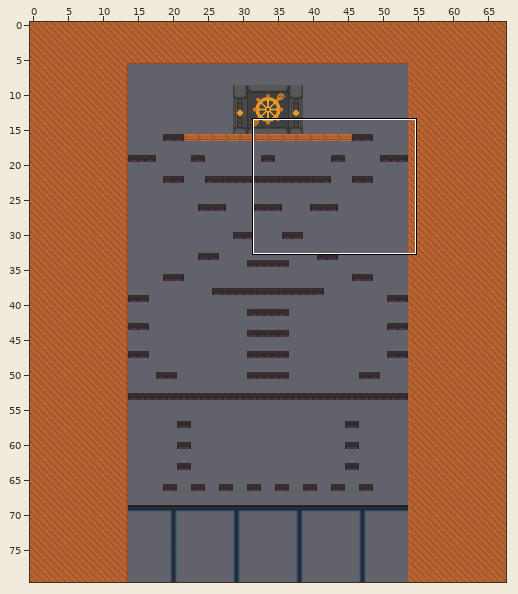
Tiled map -- x64/Debug/Assets/Maps/Level3.tmx. Above, an overview of the earlier version with the close-up marked.
Close-up. Before:
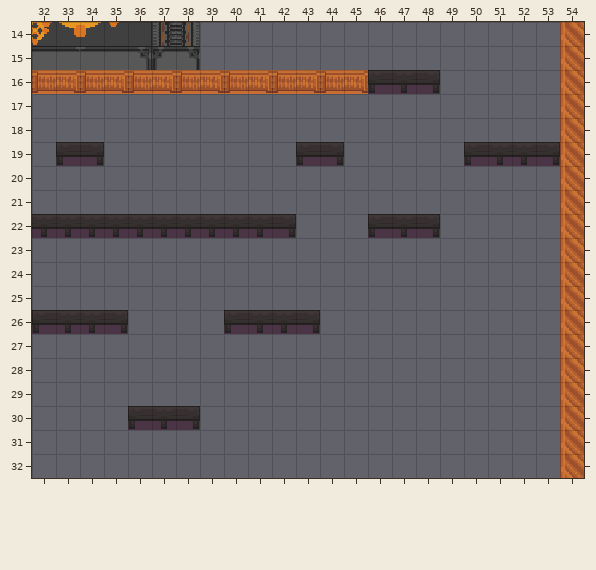
Cells are 16x16 px. Shown: x 32..54, y 14..32. The commit also changed other parts of the map, which this record leaves out.
Now the later version:
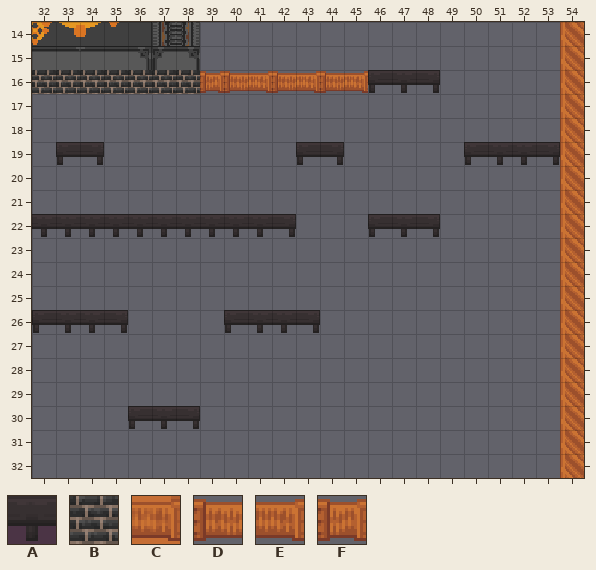
Key: from "FullTiles": A 1, B 12, C 99, D 130, E 131, F 160.
_ is an empty cell, . an unchanged one.
See-through tiles are keyed as they look on the map.
The edit:
--- layer "LevelIn" (now hidden)
@@ x 32..48 @@
-16 CCCCCCCCCCCCCCAAA
+16 _________________
@@ x 33..53 @@
-19 AA........AA.....AAAA
+19 __........__.....____
@@ x 32..48 @@
-22 AAAAAAAAAAA...AAA
+22 ___________...___
@@ x 32..43 @@
-26 AAAA....AAAA
+26 ____....____
@@ x 36..38 @@
-30 AAA
+30 ___
--- layer "LevelOut"
@@ x 32..39 @@
-16 DEDEDEDE
+16 BBBBBBBF
